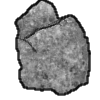
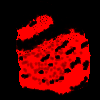
Revision of a layered 100x100 image; what changed, layer by layer:
added layer "snow mask" above "mask bg" over [14, 1, 91, 96]
added layer "mask bg" above "line" over [0, 0, 100, 100]
hid "line", painted on it over [14, 0, 91, 98]
hid "Pasted Layer", painted on it over [15, 0, 91, 97]
